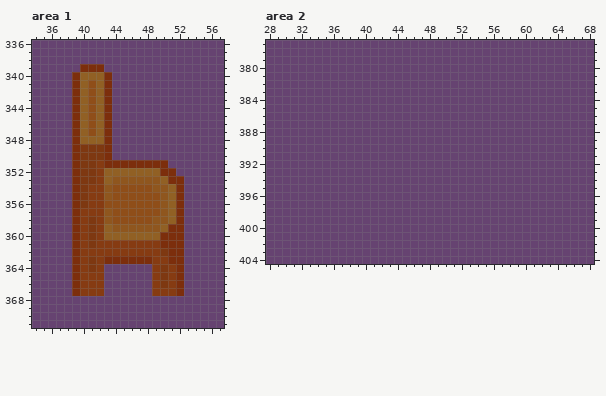
Two states of a pixel-art file, Assets/Sprites/Bureau/Bureau.aseprite. Above is the file before it was changed.
524x704 pixels, 1 frame. Colours within 5 levels of each other are drawn and written as one. Shown: area 1: x 34..57, y 336..371; area 2: x 28..68, y 377..404. The commit also changed other parts of the picture, which this record leaves out.
The result:
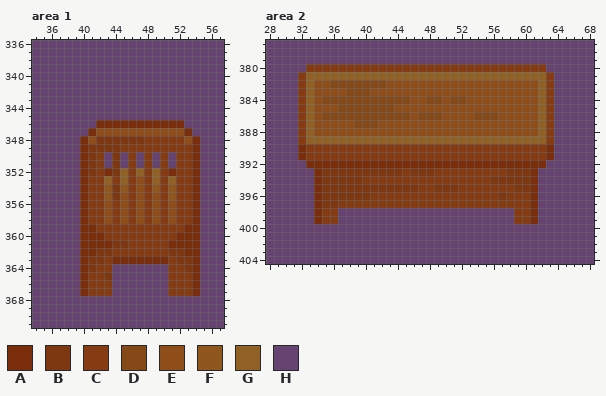
Palette (. is transparent): A #7c2e0c  B #7e3811  C #863b12  D #854918  E #8f4e19  F #8f561e  G #916024  H #664371
Changes in this commit:
Changed rows in their new state; - is an unchanged pixel.
Area 1, layer "Furniture":
first column x 39:
339 -HHH------------
340 HHHHH-----------
341 HHHHH-----------
342 HHHHH-----------
343 HHHHH-----------
344 HHHHH-----------
345 HHHHH-----------
346 HHHA-AAAAAAAAA--
347 HHAEEEEEEEEEEEA-
348 HAEBBBBBBCCCCCEA
349 HA--BBCCCCCCCCCA
350 HA-CHB-C-C-C-CCA
351 HA--HBHCHCHC-CCA
352 HA--AB-C-C-C-CCA
353 HAC--CGCECGCGCCA
354 HA---BFC-C-CFCCA
355 HA---B-C-C-CFCCA
356 HA---C-C-C-CECCA
357 HA--EC-C-C-CECCA
358 HAC-EC-C-CECECCA
359 HAA-CCCCCCCCCCAA
360 HAAACCCCCCCCC-AA
361 HAAAABB----C--AA
362 HAABB------CBBAA
363 HA-BC-----AACBBA
364 HA--C-----HH-CBA
365 HA--B-----HH-CCA
366 HA--C-----HH-CCA
367 HA--C-----HH-CCA
Area 2, layer "Furniture":
first column x 32:
380 -CCCCCCCCCCCCCCCCCCCCCCCCCCCCCC-
381 CGGGGGGGGGGGGGGGGGGGGGGGGGGGGGGC
382 CGEEDDDDDDDEEEEEEEEEEEEEEEEEEEGC
383 CGEEEEDDDEEEEEEEEEEEEEEEEEEEEEGC
384 CGEDDDDDDDDDDDEEDDEDDEEEEEEEEEGC
385 CGEEEDDDDDDDEEEEEEEEEEEEEEEEEEGC
386 CGEDDDDDDDDDDDEDDDEEEEDDDEEEEEGC
387 CGEEEEEDDDEEEEEEEEEEEEEEEEEEEEGC
388 CGEEEEEEEEEEEEEEEEEEEEEEEEEEEEGC
389 CGGGGGGGGGGGGGGGGGGGGGGGGGGGGGGC
390 ACCCCCCCCCCCCCCCCCCCCCCCCCCCCCCA
391 ACCCCCCCCCCCCCCCCCCCCCCCCCCCCCCA
392 -AAAAAAAAAAAAAAAAAAAAAAAAAAAAAA-
393 --ABBBBBBBBBBCBBBCCCCCCCCCBBBA--
394 --ABBBBBCCCCCCCCCCCCCCCCBBBBBA--
395 --ABBBBBBBBBBBBCCBBBCCCCCCCBBA--
396 --ABBBBBBCCCCCCCCCCCCCCCCBCCCA--
397 --ABBCCCCCCCCCCCCCCCCCCCCCCCCA--
398 --ACC----------------------CCA--
399 --ACC----------------------CCA--
Pixel boxes of the changes (left, top, right, bottom) in both pictures:
changed: (72, 64, 200, 296)
changed: (298, 64, 554, 224)
